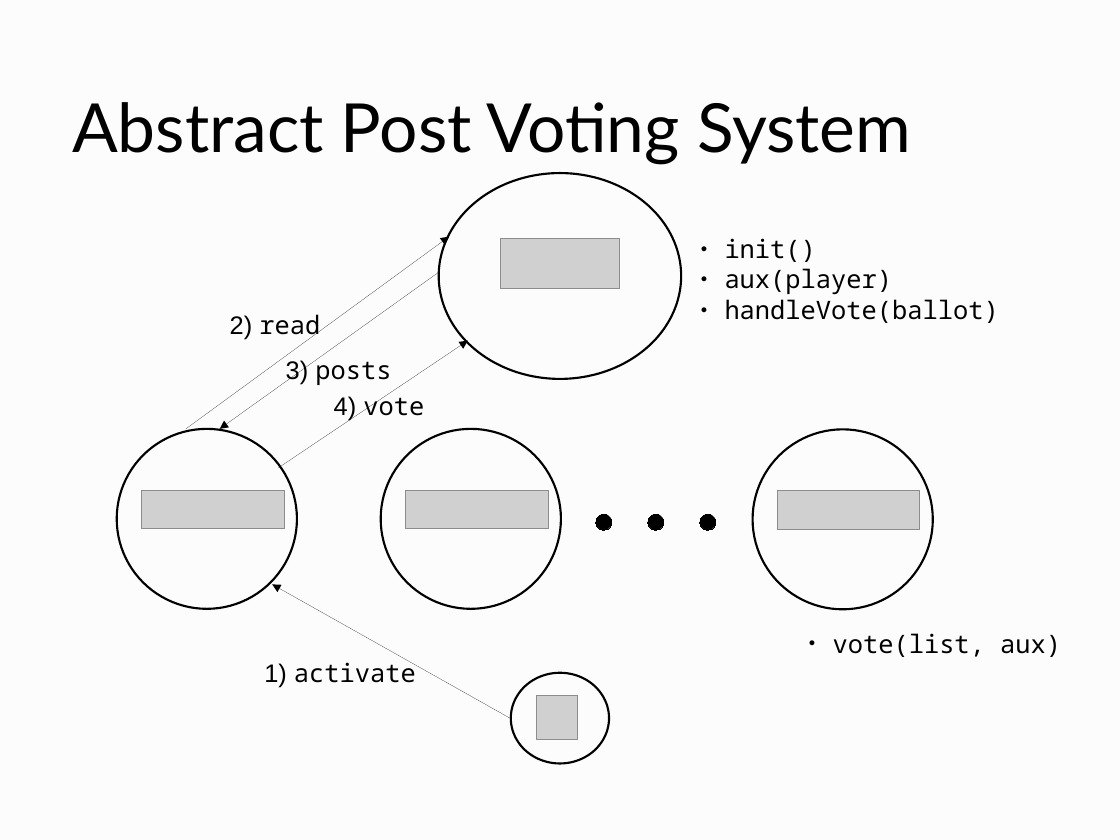
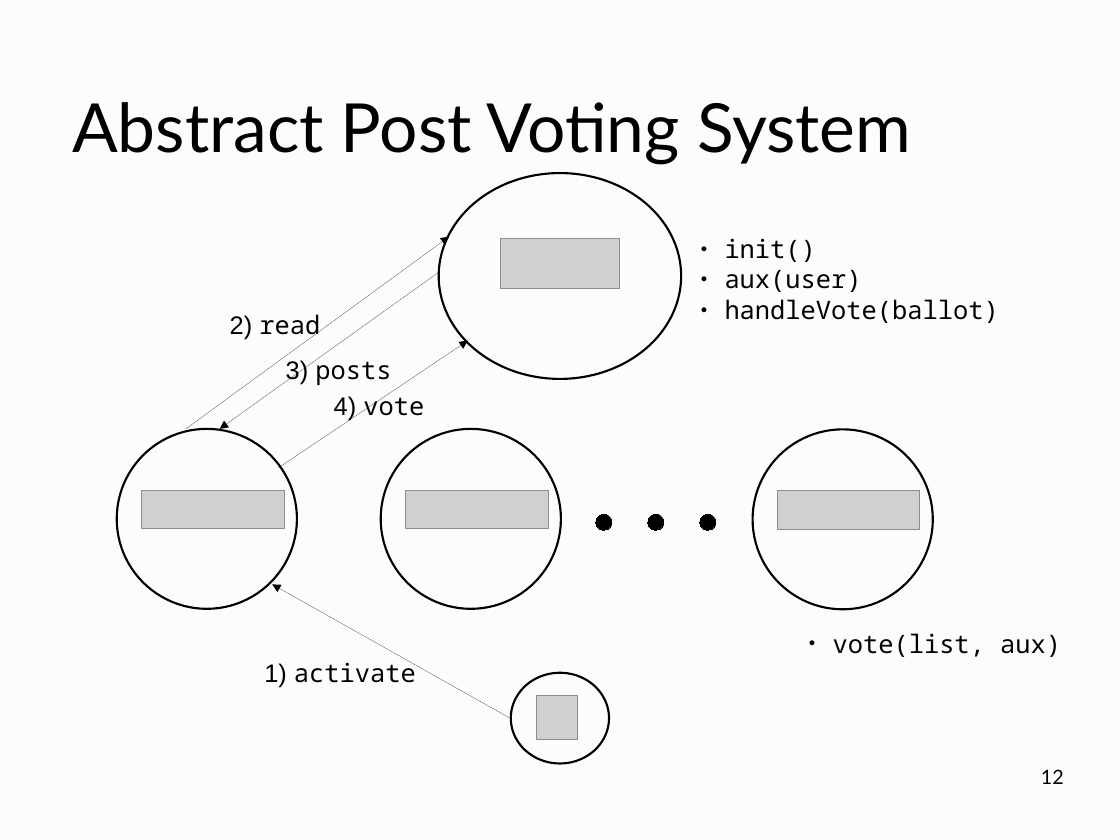
Before and after one commit to curationTeam/fairPostOrdering, a slide deck: slide 12 of slides/slides.odp. Drawn at 1120x840 pixels with LibreOffice and Linux fonts; fonts in the diff are those of the drawing; grey boxes stand for pictures. Boxes give left, top, right and bottom in pixels: in the first picture for what was removed or moved away, otherwise in the second. Text is boxed around its words. In the diff, an @@ line names an element or a change of style, - is before the commit and + after.

```diff
--- a/slides/slides.odp
+++ b/slides/slides.odp
@@ text at <box>725,270,862,292</box>: text changed @@
-● aux(player)
+● aux(user)
@@ page number added at <box>1041,769,1064,784</box>, 14 pt, text #000000 @@
+12
```
Also in this commit, not shown: 13 other slides changed, 6 slides added, 7 slides removed, 7 other files.
